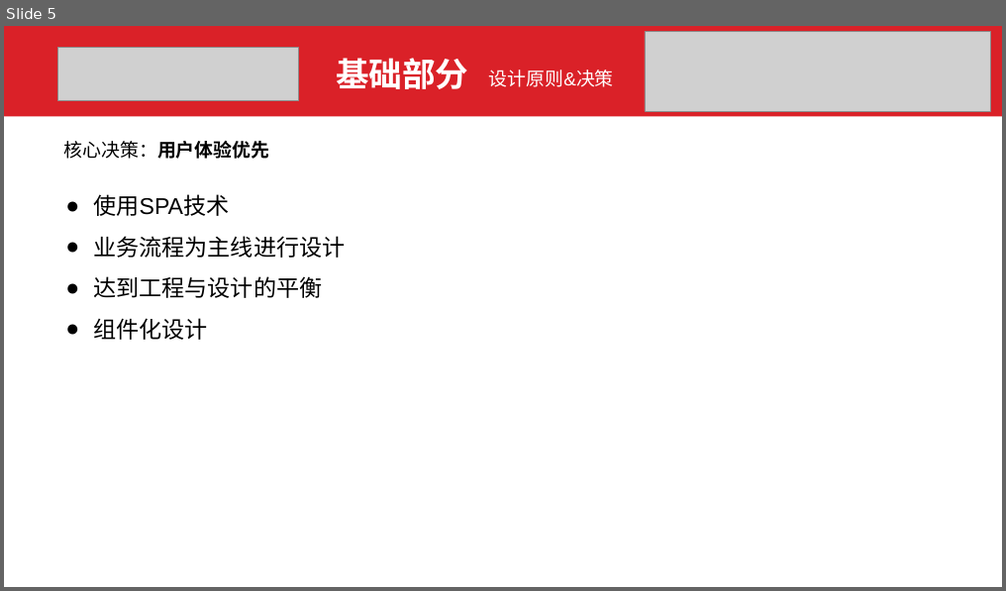
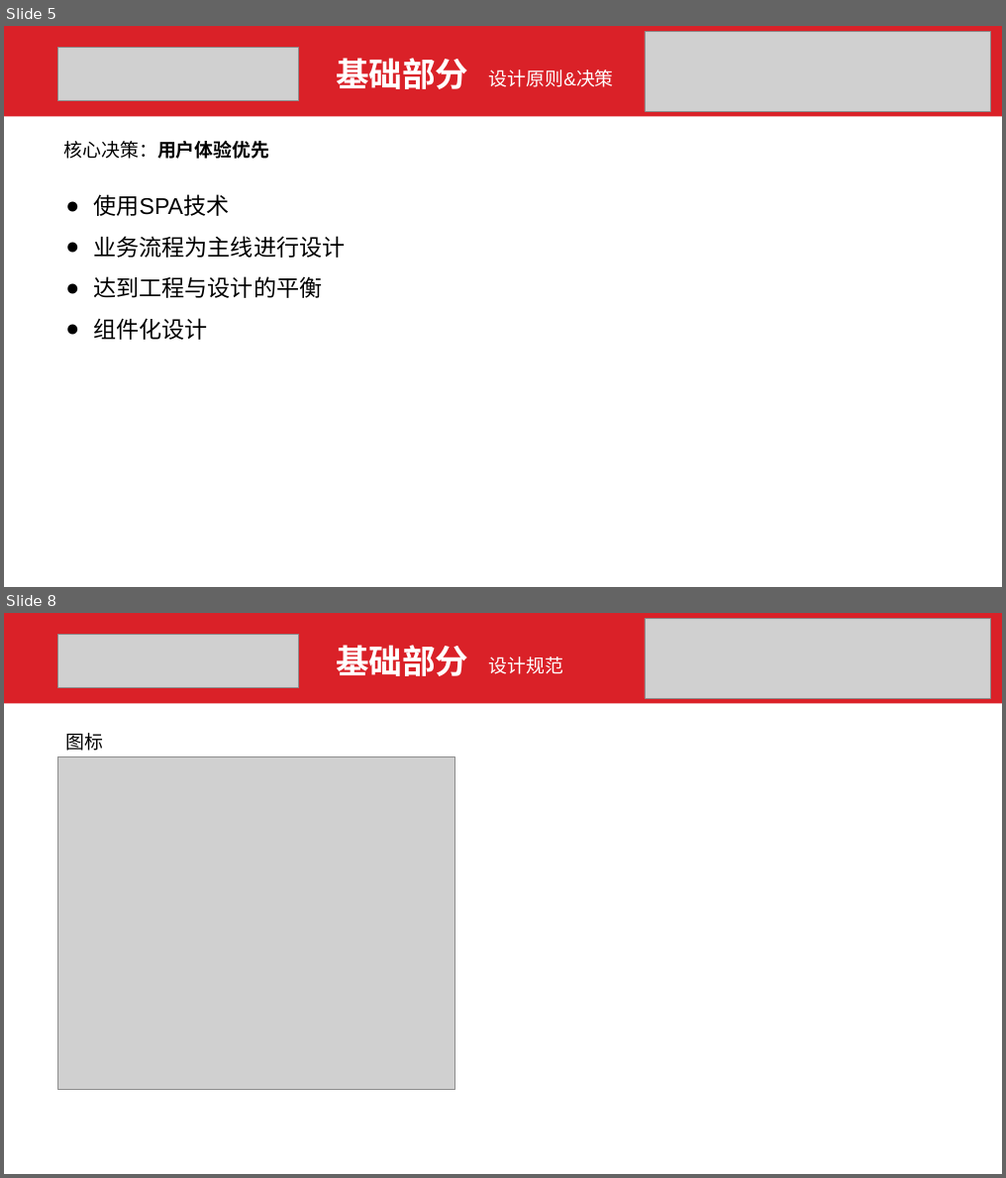
Before and after one commit to 0xcaffebabe/graduate-design, a slide deck: 答辩PPT.pptx. Shown one above the other, each under a label of ours: slide 5 before the commit, slides 5 and 8 after it; the slides between them are not shown. The pictures are 1006x591 and 1006x1178 pixels, drawn with LibreOffice and Linux fonts; fonts in the diff are those of the drawing; grey boxes stand for pictures. Boxes give left, top, right and bottom in pixels: in the first picture for what was removed or moved away, otherwise in the second. Text is boxed around its words. In the diff, an @@ line names an element or a change of style, - is before the commit and + after.

```diff
--- a/答辩PPT.pptx
+++ b/答辩PPT.pptx
@@ slide 8 added at bbox=[4, 613, 1002, 1174], background #FFFFFF @@
@@ rectangle added at bbox=[4, 613, 1002, 703], fill #DA2128 @@
@@ picture added at bbox=[57, 635, 298, 688] @@
@@ picture added at bbox=[645, 618, 991, 698] @@
@@ text added at bbox=[336, 645, 468, 676], 32 pt, text #FFFFFF, bold @@
+基础部分
@@ text added at bbox=[489, 657, 564, 674], 18 pt, text #FFFFFF @@
+设计规范
@@ picture added at bbox=[57, 757, 453, 1089] @@
@@ text added at bbox=[66, 733, 104, 751], 18 pt, text #000000 @@
+图标
```
Also in this commit, not shown: 6 other slides added.
